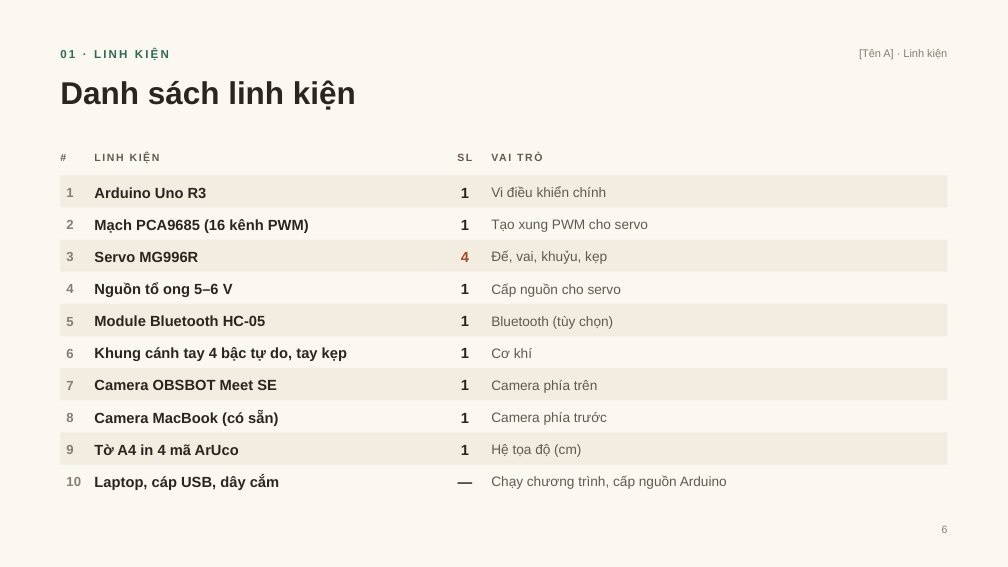
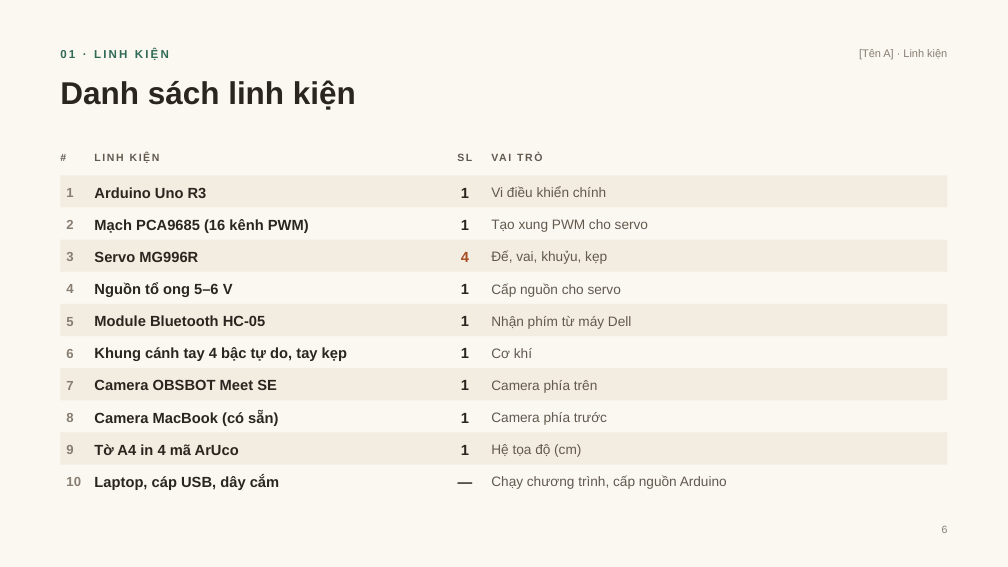
Before and after one commit to DuongNAD/Project_IoT, a slide deck: slide 6 of slides/Project_IoT_ThuyetTrinh.pptx. Drawn at 1008x567 pixels with LibreOffice and Linux fonts; fonts in the diff are those of the drawing. Boxes give left, top, right and bottom in pixels: in the first picture for what was removed or moved away, otherwise in the second. Text is boxed around its words. In the diff, an @@ line names an element or a change of style, - is before the commit and + after.

```diff
--- a/slides/Project_IoT_ThuyetTrinh.pptx
+++ b/slides/Project_IoT_ThuyetTrinh.pptx
@@ text at [491,316,631,329]: text changed @@
-Bluetooth (tùy chọn)
+Nhận phím từ máy Dell
```
Also in this commit, not shown: 13 other slides changed, 1 slide added, 26 other files.
